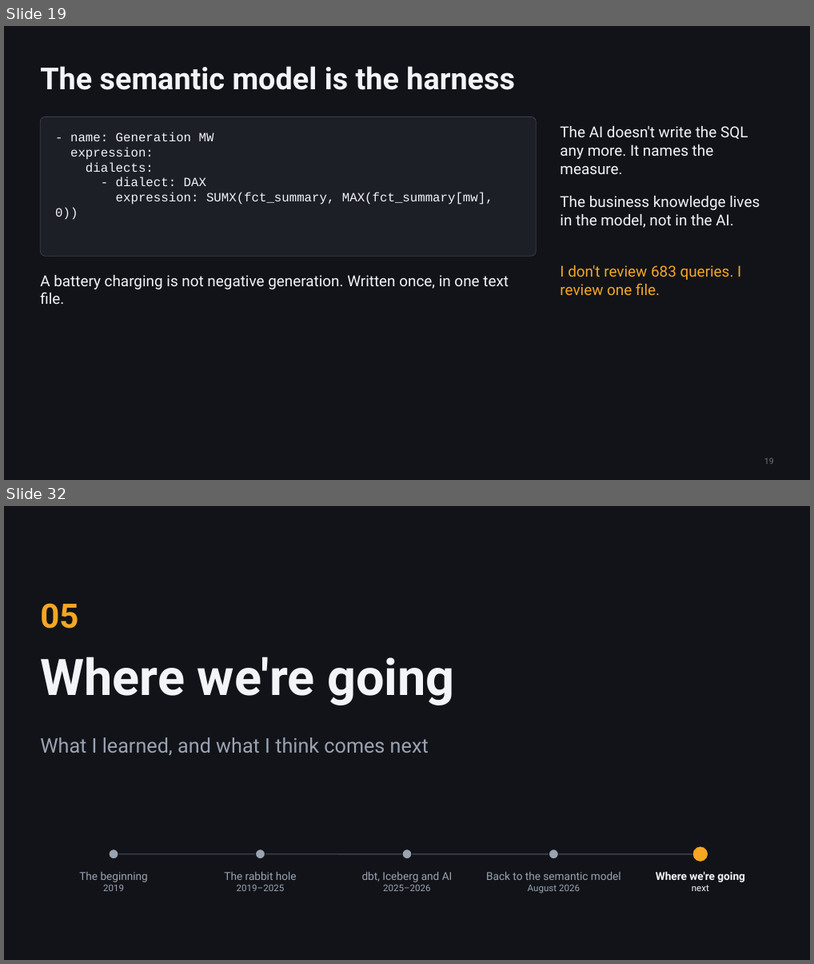
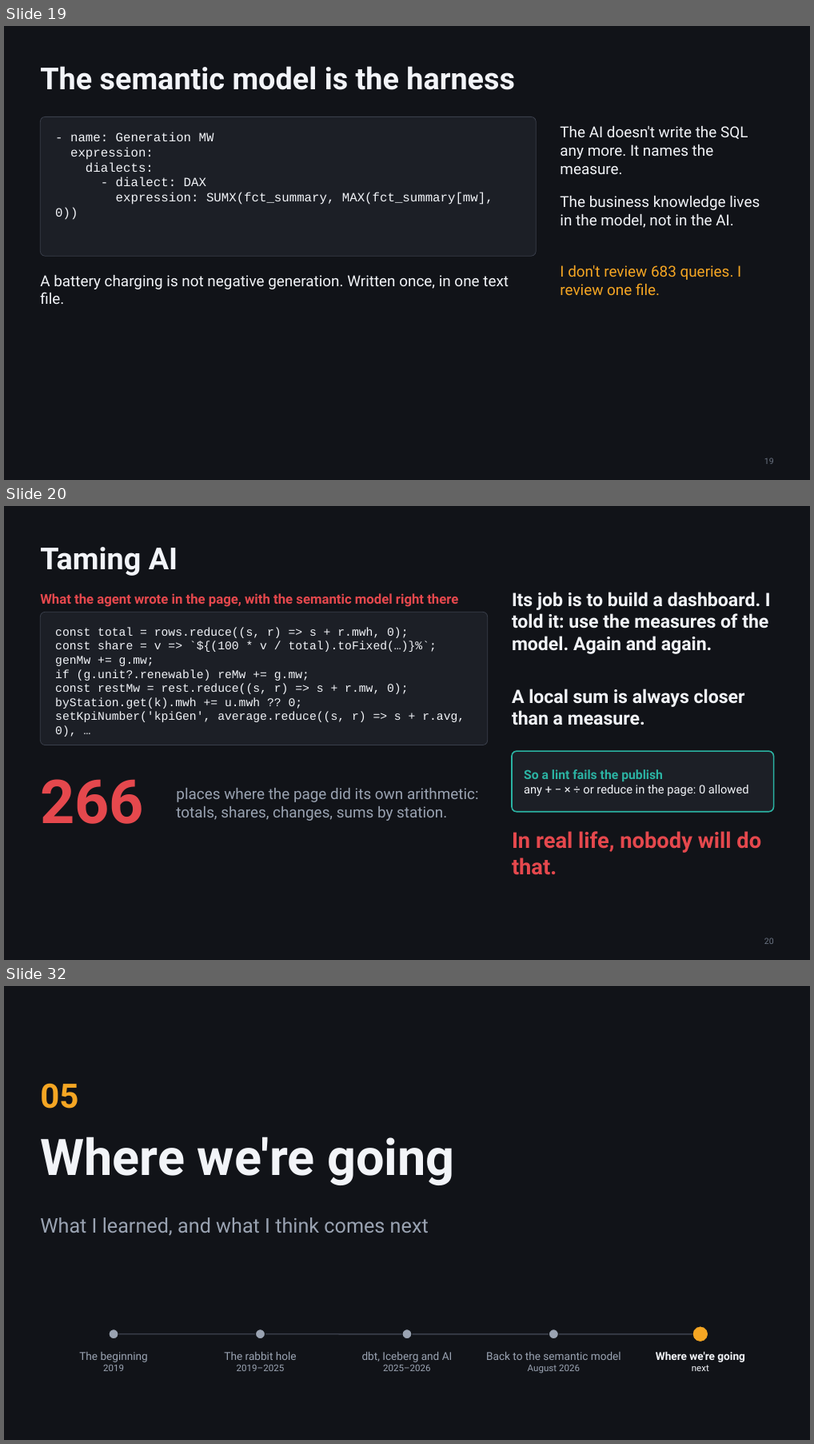
Before and after one commit to djouallah/presentations, a slide deck: analytics-as-code/analytics-as-code.pptx. Shown one above the other, each under a label of ours: slides 19 and 32 before the commit, slides 19, 20 and 32 after it; the slides between them are not shown. The pictures are 814x964 and 814x1444 pixels, drawn with LibreOffice and Linux fonts; fonts in the diff are those of the drawing. Boxes give left, top, right and bottom in pixels: in the first picture for what was removed or moved away, otherwise in the second. Text is boxed around its words. In the diff, an @@ line names an element or a change of style, - is before the commit and + after.

```diff
--- a/analytics-as-code/analytics-as-code.pptx
+++ b/analytics-as-code/analytics-as-code.pptx
@@ slide 20 added at [4,506,810,960], background #111318 @@
@@ title added at [40,547,178,576], 36 pt, text #F2F4F8, bold @@
+Taming AI
@@ text added at [40,593,458,607], 16 pt, text #E5484D, bold @@
+What the agent wrote in the page, with the semantic model right there
@@ text added at [512,592,771,654], 22 pt, text #F2F4F8, bold @@
+Its job is to build a dashboard. I told it: use the measures of the model. Again and again.
@@ rounded rectangle added at [40,612,488,745], fill #1C1F26, outline #3A3F4B 0.75 pt @@
@@ text added at [55,627,465,736], 14 pt, text #F2F4F8 @@
+const total = rows.reduce((s, r) => s + r.mwh, 0);
+const share = v => `${(100 * v / total).toFixed(…)}%`;
+genMw += g.mw;
+if (g.unit?.renewable) reMw += g.mw;
+const restMw = rest.reduce((s, r) => s + r.mw, 0);
+byStation.get(k).mwh += u.mwh ?? 0;
+setKpiNumber('kpiGen', average.reduce((s, r) => s + r.avg, 0), …
@@ text added at [512,688,746,725], 22 pt, text #F2F4F8, bold @@
+A local sum is always closer than a measure.
@@ rounded rectangle added at [512,751,774,812], fill #1C1F26, outline #2BB3A3 1.5 pt @@
@@ text added at [524,769,750,796], 14 pt, text #F2F4F8 @@
+So a lint fails the publish
+any + − × ÷ or reduce in the page: 0 allowed
@@ text added at [40,779,144,824], 72 pt, text #E5484D, bold @@
+266
@@ text added at [176,788,479,820], 18 pt, text #9AA3B2 @@
+places where the page did its own arithmetic: totals, shares, changes, sums by station.
@@ text added at [512,831,762,875], 26 pt, text #E5484D, bold @@
+In real life, nobody will do that.
@@ page number added at [765,937,774,944], 10 pt, text #6B7483 @@
+20
```
Also in this commit, not shown: 1 slide removed, 1 other file.
